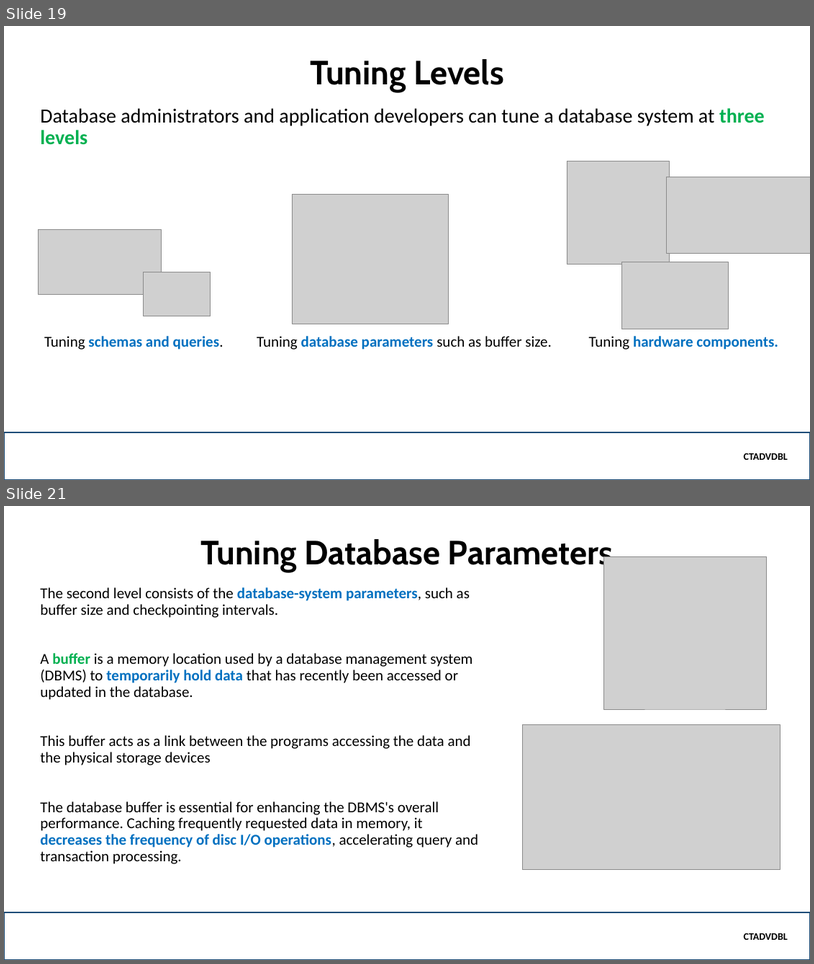
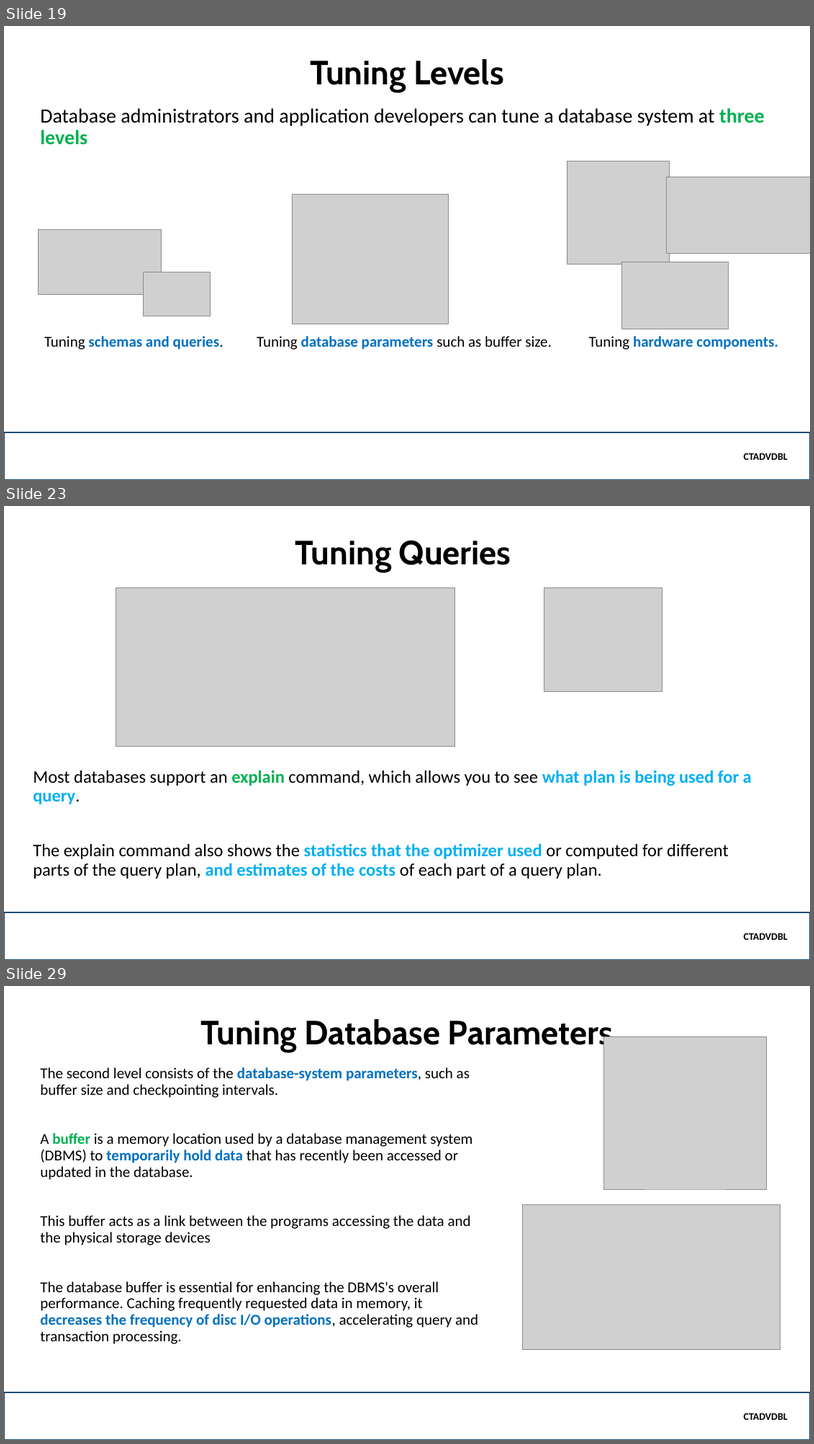
Before and after one commit to robitussin/CTADVDBL, a slide deck: Part 8 - Advanced Topics/powerpoint/Database Performance Tuning.pptx. Shown one above the other, each under a label of ours: slides 19 and 21 before the commit, slides 19, 23 and 29 after it; the slides between them are not shown. The pictures are 814x964 and 814x1444 pixels, drawn with LibreOffice and Linux fonts; fonts in the diff are those of the drawing; grey boxes stand for pictures; background and template pictures are left out. Boxes give left, top, right and bottom in pixels: in the first picture for what was removed or moved away, otherwise in the second. Text is boxed around its words. In the diff, an @@ line names an element or a change of style, - is before the commit and + after.

```diff
--- a/Part 8 - Advanced Topics/powerpoint/Database Performance Tuning.pptx
+++ b/Part 8 - Advanced Topics/powerpoint/Database Performance Tuning.pptx
@@ slide 23 added at <box>4,506,810,960</box>, background picture (left out) @@
@@ title added at <box>296,540,512,573</box>, 40 pt, text #000000, bold @@
+Tuning Queries
@@ picture added at <box>116,587,455,746</box> @@
@@ picture added at <box>544,587,662,692</box> @@
@@ subtitle added at <box>33,770,752,878</box>, 21 pt, text #000000 @@
+Most databases support an explain command, which allows you to see what plan is being used for a query.
+The explain command also shows the statistics that the optimizer used or computed for different
+parts of the query plan, and estimates of the costs of each part of a query plan.
@@ rectangle added at <box>4,912,810,960</box>, outline #1F4E79 2.25 pt, 12 pt, text #000000, bold @@
+CTADVDBL
@@ what was slide 21 is now slide 29 @@
```
Also in this commit, not shown: 1 slide changed, 7 other slides added.
